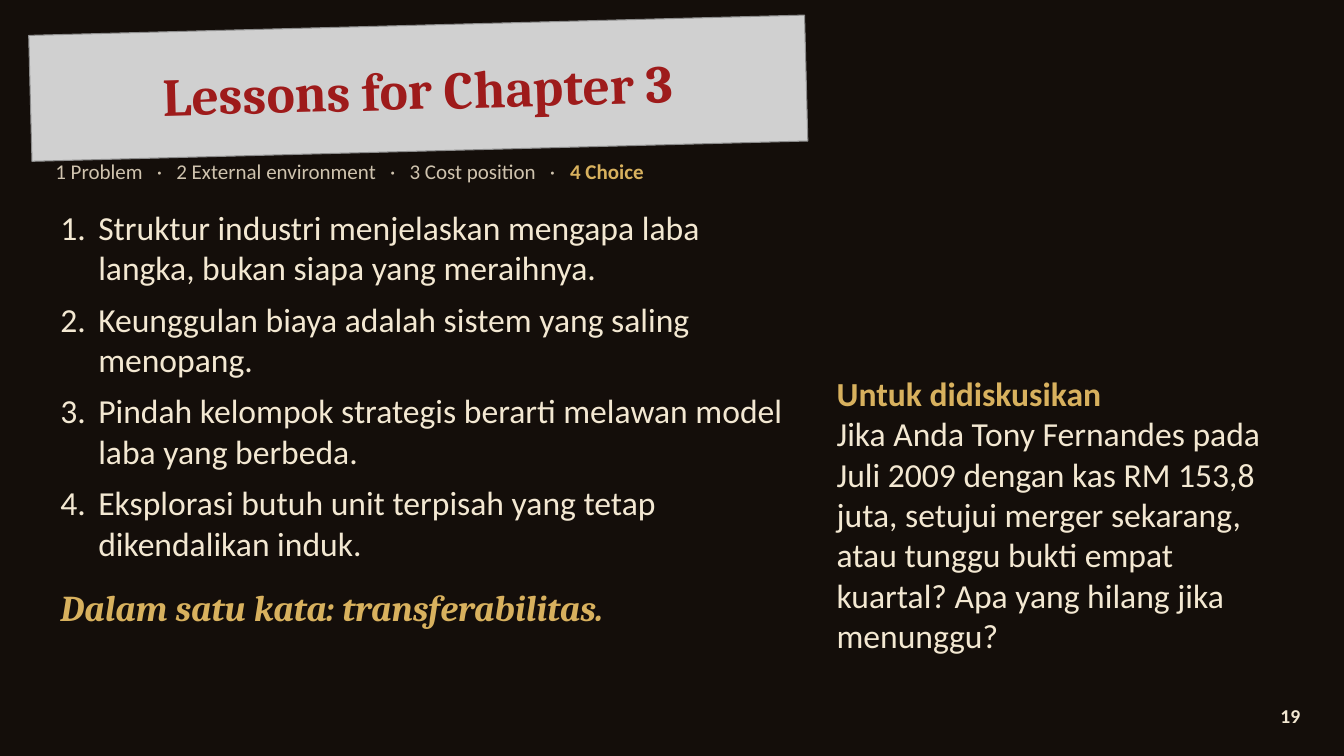
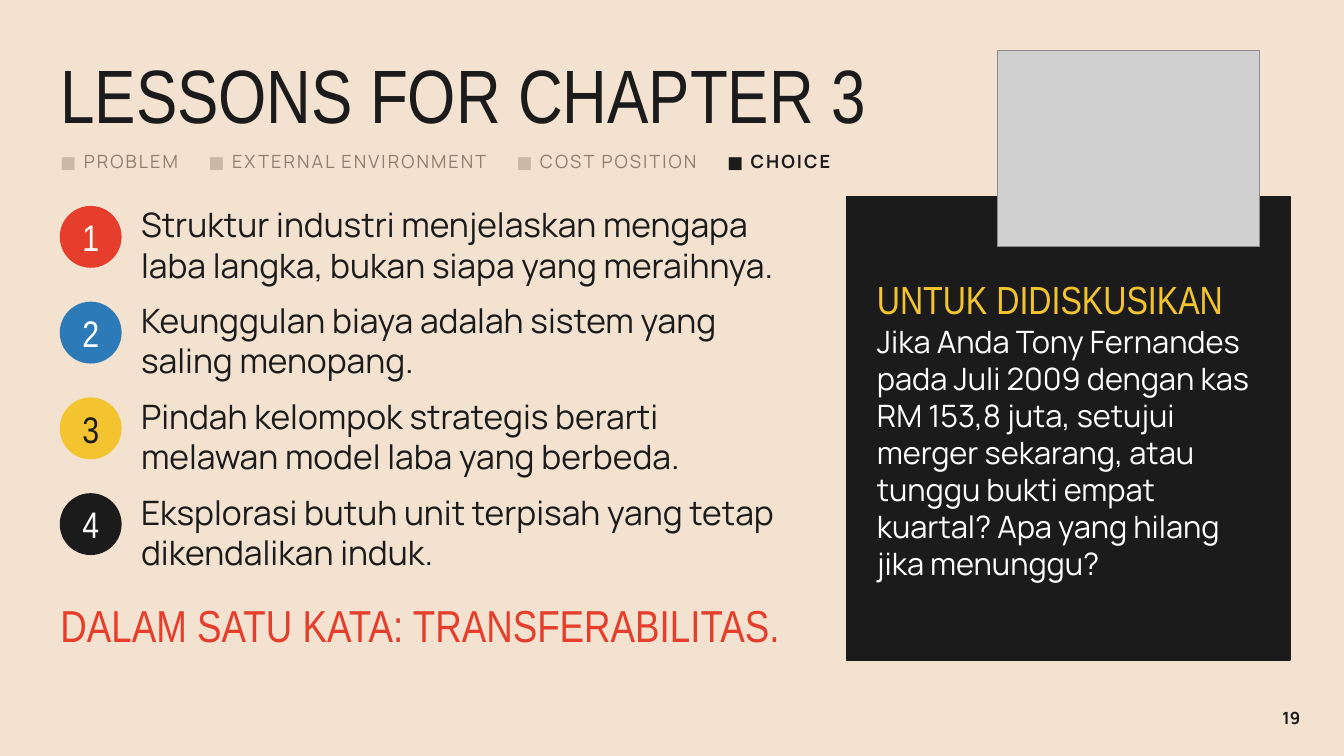
Before and after one commit to aslihabnuri/Dom-Manipulation, a slide deck: slide 19 of strategic-management/airasia-case/SMJKT_Group 3_Aslih_Case AirAsia.pptx. Drawn at 1344x756 pixels with LibreOffice and Linux fonts; fonts in the diff are those of the drawing; grey boxes stand for pictures; background and template pictures are left out. Boxes give left, top, right and bottom in pixels: in the first picture for what was removed or moved away, otherwise in the second. Text is boxed around its words. In the diff, an @@ line names an element or a change of style, - is before the commit and + after.

```diff
--- a/strategic-management/airasia-case/SMJKT_Group 3_Aslih_Case AirAsia.pptx
+++ b/strategic-management/airasia-case/SMJKT_Group 3_Aslih_Case AirAsia.pptx
@@ background picture (left out) to #F3E2CF @@
@@ picture removed at (29, 15, 808, 161) @@
@@ text "LESSONS FOR CHAPTER 3" at (60, 70, 865, 124): rotation 358 to 0 degrees @@
@@ picture added at (998, 50, 1260, 247) @@
@@ text at (60, 70, 865, 124): text changed; size 38 to 54 pt; font Cambria to Arial Narrow; text colour #9E1B1B to #1B1B1B; bold off @@
-Lessons for Chapter 3
+LESSONS FOR CHAPTER 3
@@ text at (84, 154, 831, 169): text changed; size 15 to 13 pt; font Calibri to Manrope; text colour #CFC3AE to #8E7F6E @@
-1 Problem · 2 External environment · 3 Cost position · 4 Choice
+■ PROBLEM ■ EXTERNAL ENVIRONMENT ■ COST POSITION ■ CHOICE
@@ ellipse added at (60, 207, 121, 267), fill #E63E2C, outline #E63E2C 1 pt @@
@@ rectangle added at (847, 197, 1291, 660), fill #1B1B1B, outline #1B1B1B 1 pt @@
@@ text added at (82, 225, 99, 251), 26.4 pt, text #FFFFFF @@
+1
@@ text at (98, 216, 700, 378): paragraphs removed @@
-1. Struktur industri menjelaskan mengapa laba langka, bukan siapa yang meraihnya.
-2. Keunggulan biaya adalah sistem yang saling menopang.
@@ text added at (141, 212, 773, 287), 24 pt, text #1B1B1B @@
+Struktur industri menjelaskan mengapa laba langka, bukan siapa yang meraihnya.
@@ text "UNTUK DIDISKUSIKAN": place and size @@
-text "UNTUK DIDISKUSIKAN" at (837, 382, 1260, 654)
+text "UNTUK DIDISKUSIKAN" at (877, 286, 1249, 583)
@@ text "UNTUK DIDISKUSIKAN" at (877, 286, 1249, 583): vertical alignment bottom to middle @@
@@ text at (877, 286, 1223, 315): text changed; size 24 to 28 pt; font Calibri to Arial Narrow; text colour #D8B15E to #F4C430; bold off @@
-Untuk didiskusikan
+UNTUK DIDISKUSIKAN
@@ ellipse added at (60, 302, 121, 363), fill #2C7BB8, outline #2C7BB8 1 pt @@
@@ text added at (82, 321, 99, 347), 26.4 pt, text #FFFFFF @@
+2
@@ text added at (141, 308, 717, 382), 24 pt, text #1B1B1B @@
+Keunggulan biaya adalah sistem yang saling menopang.
@@ text at (877, 330, 1249, 583): size 24 to 22 pt, font Calibri to Manrope, text colour #F3E8D2 to #FFFFFF in "Jika Anda Tony Fernandes pada Juli 2009 ..." @@
@@ text "Pindah kelompok strategis berarti melawan ...": place and size @@
-text "Pindah kelompok strategis berarti melawan ..." at (98, 216, 782, 557)
+text "Pindah kelompok strategis berarti melawan ..." at (141, 404, 679, 478)
@@ text "Pindah kelompok strategis berarti melawan ..." at (141, 404, 679, 478): font Calibri to Manrope, text colour #F3E8D2 to #1B1B1B; bullet 1. to none; less space between paragraphs; vertical alignment top to middle @@
@@ ellipse added at (60, 398, 121, 459), fill #F4C430, outline #F4C430 1 pt @@
@@ text added at (82, 417, 99, 444), 26.4 pt, text #1B1B1B @@
+3
@@ ellipse added at (60, 494, 121, 555), fill #1B1B1B, outline #1B1B1B 1 pt @@
@@ text at (98, 491, 656, 557): paragraph removed @@
-4. Eksplorasi butuh unit terpisah yang tetap dikendalikan induk.
@@ text added at (141, 500, 773, 566), 24 pt, text #1B1B1B @@
+Eksplorasi butuh unit terpisah yang tetap dikendalikan induk.
@@ text added at (82, 512, 99, 538), 26.4 pt, text #FFFFFF @@
+4
@@ text at (60, 610, 780, 643): text changed; size 26 to 32 pt; font Cambria to Arial Narrow; text colour #D8B15E to #E63E2C; bold off; italic off @@
-Dalam satu kata: transferabilitas.
+DALAM SATU KATA: TRANSFERABILITAS.
@@ text "19" at (1282, 711, 1300, 725): size 14 to 12 pt, font Calibri to Manrope, text colour #F3E8D2 to #1B1B1B @@
```
Also in this commit, not shown: 19 other slides changed, 24 other files.
